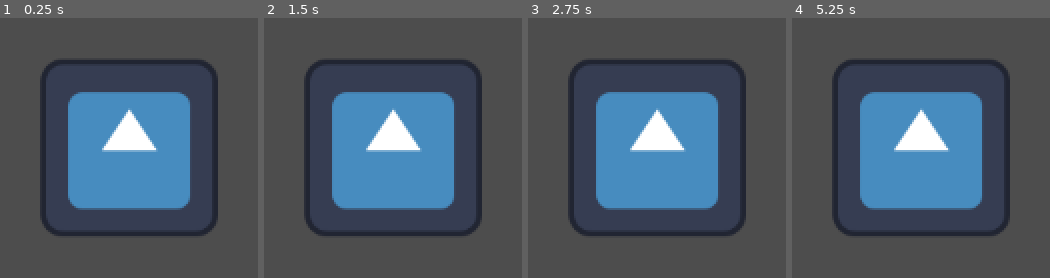
Above: before the commit, frames 1-4 (left to right).
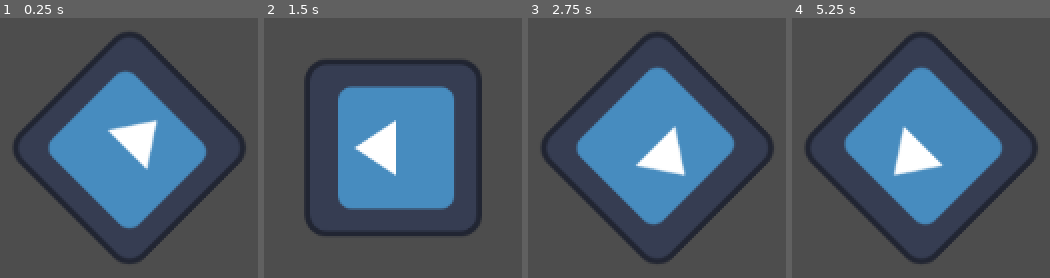
Above: after the commit, the same moments.

Repository: ConwayUSP/Prototipo-Disciplina-de-gamedev
Game: Godot game, scene res://main.tscn
Two runs of this game, one before a commit and one after it. Both use one fixed random seed, a clock stepped at 60 frames per second and the inputs below. The engine's default icon, where the game draws it, is replaced by a stand-in: a white triangle on a blue panel in a dark square.
Inputs:
- Up to frame 1 (0.25 s): no input
- Up to frame 2 (1.5 s): no input
- Up to frame 3 (2.75 s): no input
- Up to frame 4 (5.25 s): no input

The runs differ from the first frame. In frame 1, 19% of the frame differs, in the area x 5-96%, y 5-95%; in frame 2, 4.1%; in frame 3, 20%; in frame 4, 20%.

Commit message:
aula-03: rodar sprite

Diff:
--- a/antibiose/main.tscn
+++ b/antibiose/main.tscn
@@ -1,9 +1,11 @@
 [gd_scene format=3 uid="uid://cd8by4n33pe6a"]
 
 [ext_resource type="Texture2D" uid="uid://twwax3aenqqu" path="res://icon.svg" id="1_ig7tw"]
+[ext_resource type="Script" uid="uid://0v86m3gqhbs8" path="res://sprite_2d.gd" id="2_0xm2m"]
 
 [node name="Node2D" type="Node2D" unique_id=803169010]
 
 [node name="Sprite2D" type="Sprite2D" parent="." unique_id=1617505118]
 position = Vector2(608, 316)
 texture = ExtResource("1_ig7tw")
+script = ExtResource("2_0xm2m")
--- /dev/null
+++ b/antibiose/sprite_2d.gd
@@ -0,0 +1,6 @@
+extends Sprite2D
+
+var rotation_speed = 180
+
+func _process(delta: float) -> void:
+	rotation_degrees += delta * rotation_speed
Not shown, added: antibiose/sprite_2d.gd.uid
